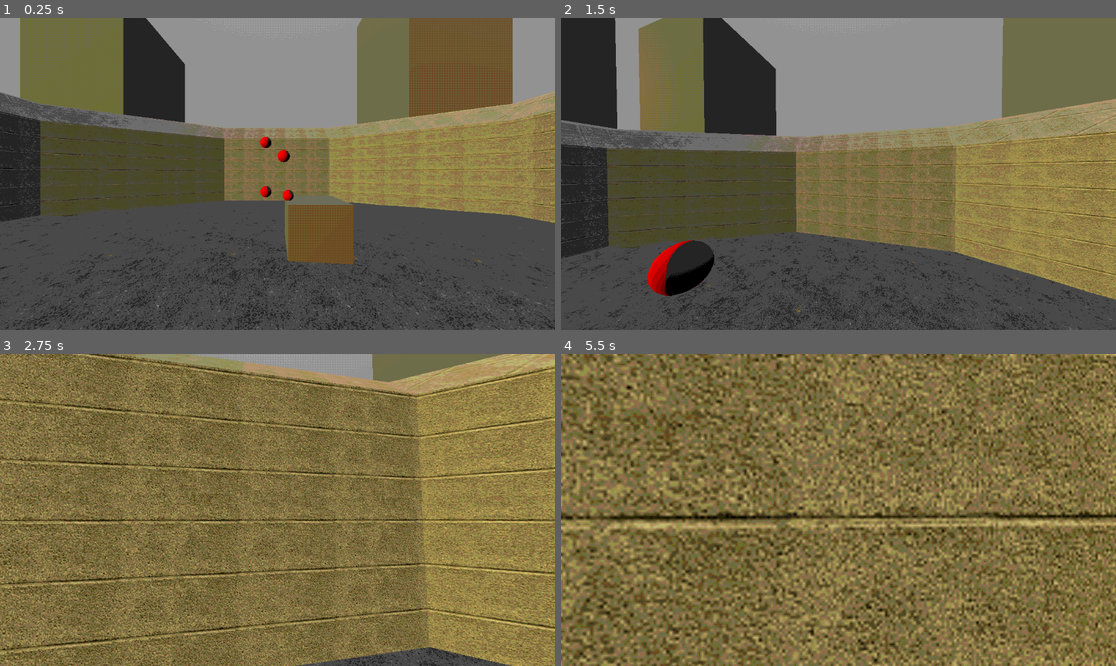
Above: before the commit, frames 1-4 (two rows, left to right).
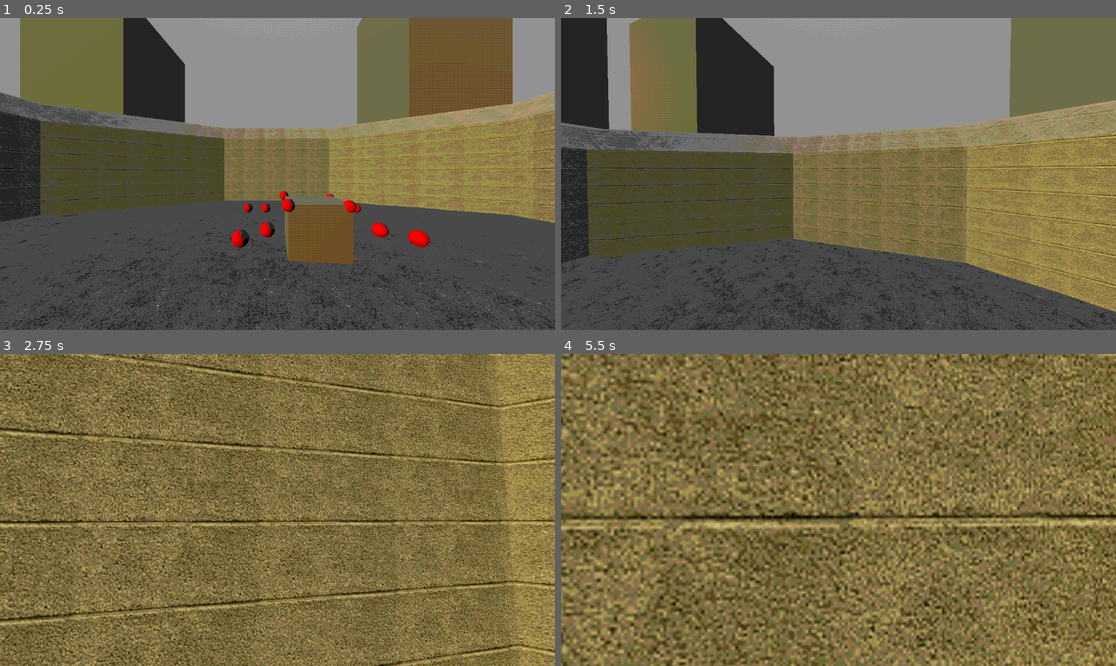
Above: after the commit, the same moments.

Repository: GamesNotFound/city-essence
Game: Godot game, scene res://scenes/game/game.tscn
The game is run twice, just before and just after one commit, with the same random seed, the same clock (stepped at 60 frames per second) and the same inputs.
Inputs (mouse positions are in pixels of both pictures, inside the frame that each line leads up to):
- Up to frame 1 (0.25 s): no input
- Up to frame 2 (1.5 s): move the mouse to (866, 174) at 0.52 s; hold E (grab) 0.53-1.28 s; hold W (up) from 0.53 s (still down); tap Space (jump) at 0.77 s; move the mouse to (810, 174) at 1.27 s; tap E (grab) at 1.35 s
- Up to frame 3 (2.75 s): keep holding W (up); tap Space (jump) at 1.52 s; move the mouse to (288, 503) at 2.02 s; hold E (grab) from 2.03 s (still down)
- Up to frame 4 (5.5 s): keep holding W (up); move the mouse to (832, 516) at 2.77 s; release E (grab) at 2.78 s; tap E (grab) at 2.85, 4.35 s; tap Space (jump) at 3.02, 3.77, 4.52 s; move the mouse to (877, 513) at 3.52 s; hold E (grab) 3.53-4.28 s; move the mouse to (794, 506) at 4.27 s; move the mouse to (844, 510) at 5.02 s; hold E (grab) from 5.03 s (still down)

The runs differ from the first frame. In frame 1, 1.0% of the frame differs, in the area x 41-78%, y 38-74%; in frame 2, 24%; in frame 3, 65%; in frame 4, 70%, in the area x 0-100%, y 0-100%.

Commit message:
Consertado bugs e adicionado opções de veia

Diff:
--- a/scenes/game/game.tscn
+++ b/scenes/game/game.tscn
@@ -6,7 +6,7 @@
 [ext_resource type="PackedScene" uid="uid://bcyppxojr31wb" path="res://scenes/levels/test.tscn" id="3_t5fk6"]
 [ext_resource type="PackedScene" uid="uid://bp46t2ugcyb41" path="res://scenes/player/player.tscn" id="4_3bajd"]
 [ext_resource type="Shader" path="res://shader/colors.gdshader" id="4_t718e"]
-[ext_resource type="PackedScene" uid="uid://djyx5aeyw47vp" path="res://scenes/veins2.tscn" id="7_ar4pq"]
+[ext_resource type="PackedScene" uid="uid://djyx5aeyw47vp" path="res://scenes/veins/veins2.tscn" id="7_ar4pq"]
 
 [sub_resource type="ShaderMaterial" id="ShaderMaterial_gyct1"]
 shader = ExtResource("1_xqin5")
@@ -119,13 +119,13 @@
 shape = SubResource("ConvexPolygonShape3D_n8wub")
 
 [node name="Veins2" parent="DitheringContainer/DitheringViewport/FadeOutContainer/SubViewport/SubViewportContainer" instance=ExtResource("7_ar4pq")]
-transform = Transform3D(1, 0, 0, 0, 1, 0, 0, 0, 1, -0.208171, 0.946914, -2.79241)
+transform = Transform3D(-0.755019, 0, -0.655703, 0, 1, 0, 0.655703, 0, -0.755019, 0.167677, 0.784622, -2.36863)
 
 [node name="Veins3" parent="DitheringContainer/DitheringViewport/FadeOutContainer/SubViewport/SubViewportContainer" instance=ExtResource("7_ar4pq")]
-transform = Transform3D(0.776805, 0, -0.629741, 0, 1, 0, 0.629741, 0, 0.776805, -0.208171, 1.82427, -2.79241)
+transform = Transform3D(0.776805, 0, -0.629741, 0, 1, 0, 0.629741, 0, 0.776805, 1.1168, 0.753758, -2.42533)
 
 [node name="Veins4" parent="DitheringContainer/DitheringViewport/FadeOutContainer/SubViewport/SubViewportContainer" instance=ExtResource("7_ar4pq")]
-transform = Transform3D(0.904381, 0, -0.426727, 0, 1, 0, 0.426727, 0, 0.904381, -0.208171, 4.37529, -2.79241)
+transform = Transform3D(-0.993091, 0, 0.117347, 0, 1, 0, -0.117347, 0, -0.993091, 0.143132, 0.791111, -3.3845)
 
 [node name="Veins5" parent="DitheringContainer/DitheringViewport/FadeOutContainer/SubViewport/SubViewportContainer" instance=ExtResource("7_ar4pq")]
-transform = Transform3D(0.906131, 0, 0.422998, 0, 1, 0, -0.422998, 0, 0.906131, -0.208171, 6.10384, -2.29297)
+transform = Transform3D(0.906131, 0, 0.422998, 0, 1, 0, -0.422998, 0, 0.906131, 1.11844, 0.737443, -3.32156)
--- a/scenes/player/player.gd
+++ b/scenes/player/player.gd
@@ -8,6 +8,8 @@
 @onready var camera: Camera3D = $Head/Camera3D
 @onready var interact_ray_cast: RayCast3D = $Head/Camera3D/InteractRayCast
 @onready var grab_node: Node3D = null
+
+var holding: bool = false
 
 func _ready() -> void:
 	Input.set_mouse_mode(Input.MOUSE_MODE_CAPTURED)
@@ -28,13 +30,15 @@
 		velocity.y = JUMP_VELOCITY
 
 	# Handle grab
-	if Input.is_action_pressed("grab"):
+	if Input.is_action_pressed("grab") and !holding:
 		var collider = interact_ray_cast.get_collider()
-		if collider is RigidBody3D:
+		if collider is vein_node and collider.is_grabbable:
 			grab_node = collider
+			holding = true
 
-	if Input.is_action_just_released("grab"):
+	if Input.is_action_just_released("grab") and holding:
 		grab_node = null
+		holding = false
 
 	if grab_node != null:
 		grab_node.global_position = camera.global_position
--- /dev/null
+++ b/scenes/veins/vein.gd
@@ -0,0 +1,8 @@
+extends RigidBody3D
+class_name vein_node
+
+@export var is_fixed: bool = true
+@export var is_grabbable: bool = true
+
+func _ready() -> void:
+	freeze = is_fixed
--- a/scenes/veins.tscn
+++ b/scenes/veins/veins.tscn
@@ -194,7 +194,7 @@
 shape = SubResource("CapsuleShape3D_13fox")
 
 [node name="BoneAttachment3D3" type="BoneAttachment3D" parent="veinCopy/Armature/Skeleton3D"]
-transform = Transform3D(1, 0, 0, 0, 1, 0, 0, 0, 1, 0, 2.33891, 0)
+transform = Transform3D(1, 0, 0, 0, 1, 0, 0, 0, 1, 0, 2.3389, 0)
 bone_name = "Bone.002"
 bone_idx = 2
 
@@ -206,7 +206,7 @@
 shape = SubResource("CapsuleShape3D_13fox")
 
 [node name="BoneAttachment3D4" type="BoneAttachment3D" parent="veinCopy/Armature/Skeleton3D"]
-transform = Transform3D(1, 0, 0, 0, 1, 0, 0, 0, 1, 0, 3.48087, 0)
+transform = Transform3D(1, 0, 0, 0, 1, 0, 0, 0, 1, 0, 3.48086, 0)
 bone_name = "Bone.003"
 bone_idx = 3
 
@@ -218,7 +218,7 @@
 shape = SubResource("CapsuleShape3D_13fox")
 
 [node name="BoneAttachment3D5" type="BoneAttachment3D" parent="veinCopy/Armature/Skeleton3D"]
-transform = Transform3D(1, 0, 0, 0, 1, 0, 0, 0, 1, 0, 4.63989, 0)
+transform = Transform3D(1, 0, 0, 0, 1, 0, 0, 0, 1, 0, 4.63988, 0)
 bone_name = "Bone.004"
 bone_idx = 4
 
@@ -230,7 +230,7 @@
 shape = SubResource("CapsuleShape3D_13fox")
 
 [node name="BoneAttachment3D6" type="BoneAttachment3D" parent="veinCopy/Armature/Skeleton3D"]
-transform = Transform3D(1, 0, 0, 0, 1, 0, 0, 0, 1, 0, 5.78841, 0)
+transform = Transform3D(1, 0, 0, 0, 1, 0, 0, 0, 1, 0, 5.7884, 0)
 bone_name = "Bone.005"
 bone_idx = 5
 
@@ -242,7 +242,7 @@
 shape = SubResource("CapsuleShape3D_13fox")
 
 [node name="BoneAttachment3D7" type="BoneAttachment3D" parent="veinCopy/Armature/Skeleton3D"]
-transform = Transform3D(1, 0, 0, 0, 1, 0, 0, 0, 1, 0, 6.9435, 0)
+transform = Transform3D(1, 0, 0, 0, 1, 0, 0, 0, 1, 0, 6.94349, 0)
 bone_name = "Bone.006"
 bone_idx = 6
 
@@ -266,7 +266,7 @@
 shape = SubResource("CapsuleShape3D_13fox")
 
 [node name="BoneAttachment3D9" type="BoneAttachment3D" parent="veinCopy/Armature/Skeleton3D"]
-transform = Transform3D(1, 0, 0, 0, 1, 0, 0, 0, 1, 0, 9.27992, 0)
+transform = Transform3D(1, 0, 0, 0, 1, 0, 0, 0, 1, 0, 9.27991, 0)
 bone_name = "Bone.008"
 bone_idx = 8
 
@@ -314,7 +314,7 @@
 shape = SubResource("CapsuleShape3D_13fox")
 
 [node name="BoneAttachment3D13" type="BoneAttachment3D" parent="veinCopy/Armature/Skeleton3D"]
-transform = Transform3D(1, 0, 0, 0, 1, 0, 0, 0, 1, 0, 13.9003, 0)
+transform = Transform3D(1, 0, 0, 0, 1, 0, 0, 0, 1, 0, 13.9002, 0)
 bone_name = "Bone.012"
 bone_idx = 12
 
--- a/scenes/veins2.tscn
+++ b/scenes/veins/veins2.tscn
@@ -1,4 +1,6 @@
-[gd_scene load_steps=4 format=3 uid="uid://djyx5aeyw47vp"]
+[gd_scene load_steps=5 format=3 uid="uid://djyx5aeyw47vp"]
+
+[ext_resource type="Script" path="res://scenes/veins/vein.gd" id="1_fr7iu"]
 
 [sub_resource type="StandardMaterial3D" id="StandardMaterial3D_bs20c"]
 albedo_color = Color(0.967497, 0, 0.0796489, 1)
@@ -17,6 +19,8 @@
 
 [node name="1" type="RigidBody3D" parent="."]
 freeze = true
+script = ExtResource("1_fr7iu")
+is_grabbable = false
 
 [node name="MeshInstance3D" type="MeshInstance3D" parent="1"]
 mesh = SubResource("SphereMesh_eltug")
@@ -26,6 +30,9 @@
 
 [node name="2" type="RigidBody3D" parent="."]
 transform = Transform3D(1, 0, 0, 0, 1, 0, 0, 0, 1, 0.4, 0, 0)
+script = ExtResource("1_fr7iu")
+is_fixed = false
+is_grabbable = false
 
 [node name="MeshInstance3D" type="MeshInstance3D" parent="2"]
 mesh = SubResource("SphereMesh_eltug")
@@ -33,7 +40,18 @@
 [node name="CollisionShape3D" type="CollisionShape3D" parent="2"]
 shape = SubResource("ConvexPolygonShape3D_fxewr")
 
-[node name="Generic6DOFJoint3D" type="Generic6DOFJoint3D" parent="."]
+[node name="3" type="RigidBody3D" parent="."]
+transform = Transform3D(1, 0, 0, 0, 1, 0, 0, 0, 1, 0.8, 0, 0)
+script = ExtResource("1_fr7iu")
+is_fixed = false
+
+[node name="MeshInstance3D" type="MeshInstance3D" parent="3"]
+mesh = SubResource("SphereMesh_eltug")
+
+[node name="CollisionShape3D" type="CollisionShape3D" parent="3"]
+shape = SubResource("ConvexPolygonShape3D_fxewr")
+
+[node name="1-2" type="Generic6DOFJoint3D" parent="."]
 node_a = NodePath("../1")
 node_b = NodePath("../2")
 linear_limit_x/upper_distance = 0.5
@@ -41,3 +59,13 @@
 angular_limit_x/enabled = false
 angular_limit_y/enabled = false
 angular_limit_z/enabled = false
+
+[node name="1-3" type="Generic6DOFJoint3D" parent="."]
+transform = Transform3D(1, 0, 0, 0, 1, 0, 0, 0, 1, 0.4, 0, 0)
+node_a = NodePath("../2")
+node_b = NodePath("../3")
+linear_limit_x/upper_distance = 0.5
+linear_limit_y/upper_distance = 0.5
+angular_limit_x/enabled = false
+angular_limit_y/enabled = false
+angular_limit_z/enabled = false
